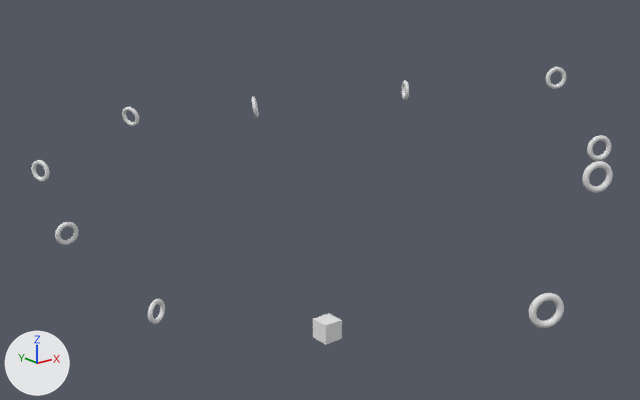
The Blender file core/blender/Levels/Beginner Levels/level11.blend: old version first, new version second.
One viewpoint serves both versions: a 50 mm camera at (-49.7, -61.0, 37.7) aimed at (5.0, 7.4, 10.3). Arrows for +X, +Y and +Z are at lower left; the lights stay in place.

Objects in the first picture: 'Gate.000', 'Gate.002', 'Gate.003', 'Gate.004', 'Gate.005', 'Gate.006', 'Gate.007', 'Gate.008', 'Gate.009', 'Level'.
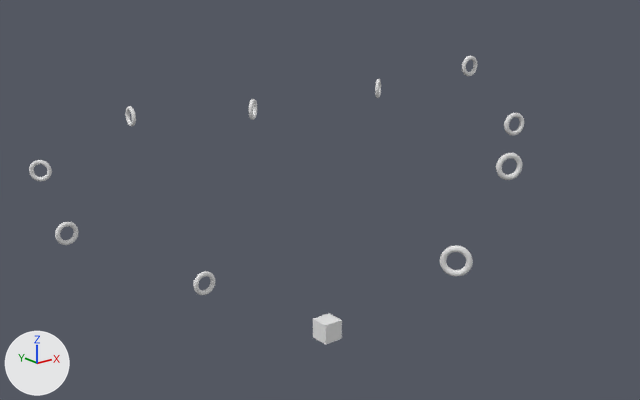
Commit message: Adjust the rotation of gates

Scene script edits in JSON lines:
```json
{"op": "set", "path": "ob_gate_009.location", "old": "(-4.0, -28.0, 13.0)", "new": "(-2.0, -18.0, 13.0)"}
{"op": "set", "path": "ob_gate_009.rotation_euler", "old": "(1.571, 0.0, -0.436)", "new": "(1.571, 0.0, -0.873)", "note": "degrees (90, 0, -25) -> degrees (90, 0, -50)"}
{"op": "set", "path": "ob_gate_008.location", "old": "(8.0, -23.0, 19.0)", "new": "(11.0, -12.0, 17.0)"}
{"op": "set", "path": "ob_gate_007.location", "old": "(23.0, -13.0, 17.0)", "new": "(25.0, -1.0, 17.0)"}
{"op": "set", "path": "ob_gate_007.rotation_euler", "old": "(1.571, 0.0, -0.436)", "new": "(1.571, 0.0, -0.262)", "note": "degrees (90, 0, -25) -> degrees (90, 0, -15)"}
{"op": "set", "path": "ob_gate_006.location", "old": "(33.0, 0.0, 21.0)", "new": "(32.0, 12.0, 21.0)"}
{"op": "set", "path": "ob_gate_006.rotation_euler", "old": "(1.571, 0.0, -0.436)", "new": "(1.571, 0.0, 3.099)", "note": "degrees (90, 0, -25) -> degrees (90, 0, 178)"}
{"op": "set", "path": "ob_gate_005.location", "old": "(30.0, 21.0, 17.0)", "new": "(28.0, 24.0, 17.0)"}
{"op": "set", "path": "ob_gate_005.rotation_euler", "old": "(1.571, 0.0, 1.047)", "new": "(1.571, 0.0, 0.698)", "note": "degrees (90, 0, 60) -> degrees (90, 0, 40)"}
{"op": "set", "path": "ob_gate_004.location", "old": "(9.91, 26.0, 16.52)", "new": "(8.91, 25.0, 16.52)"}
{"op": "set", "path": "ob_gate_004.rotation_euler", "old": "(-1.745, 0.0, 0.96)", "new": "(1.571, 0.0, 0.698)", "note": "degrees (-100, 0, 55) -> degrees (90, 0, 40)"}
{"op": "set", "path": "ob_gate_003.rotation_euler", "old": "(1.825, -0.555, -1.28)", "new": "(1.571, 0.0, -1.658)", "note": "degrees (105, -32, -73) -> degrees (90, 0, -95)"}
{"op": "set", "path": "ob_gate_002.rotation_euler", "old": "(1.571, 0.0, -1.134)", "new": "(1.571, 0.0, -0.611)", "note": "degrees (90, 0, -65) -> degrees (90, 0, -35)"}
{"op": "set", "path": "ob_gate_000.location", "old": "(-12.0, 12.0, 1.0)", "new": "(-7.0, 11.0, 3.0)"}
{"op": "set", "path": "ob_gate_000.rotation_euler", "old": "(1.571, 0.0, 0.436)", "new": "(1.571, 0.0, 0.0)", "note": "degrees (90, 0, 25) -> degrees (90, 0, 0)"}
```

Pixel boxes (x1, y1, x2, y2) of what changed, in the pictures (640 x 400 px):
```json
{"object": "Gate.009", "change": "moved, turned", "before": [529, 293, 564, 328], "after": [440, 245, 473, 276]}
{"object": "Gate.008", "change": "moved", "before": [582, 161, 613, 193], "after": [496, 153, 522, 180]}
{"object": "Gate.007", "change": "moved, turned", "before": [587, 135, 611, 161], "after": [504, 113, 524, 136]}
{"object": "Gate.000", "change": "moved, turned", "before": [148, 299, 165, 324], "after": [193, 271, 215, 295]}
{"object": "Gate.006", "change": "moved, turned", "before": [546, 67, 566, 89], "after": [462, 56, 478, 76]}
{"object": "Gate.002", "change": "turned", "before": [31, 160, 50, 181], "after": [29, 160, 52, 181]}
{"object": "Gate.003", "change": "turned", "before": [122, 107, 139, 126], "after": [125, 106, 136, 126]}
{"object": "Gate.005", "change": "moved, turned", "before": [402, 80, 409, 100], "after": [375, 79, 381, 98]}
{"object": "Gate.004", "change": "moved, turned", "before": [251, 97, 259, 117], "after": [249, 99, 257, 120]}
```
